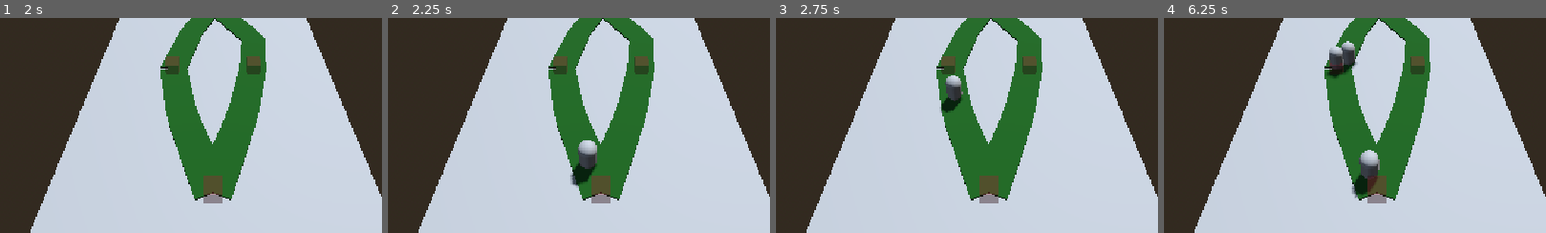
Above: before the commit, frames 1-4 (left to right).
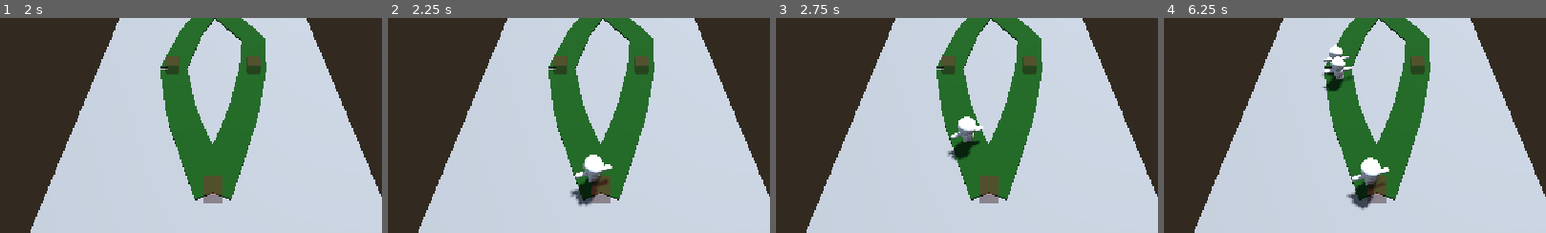
Above: after the commit, the same moments.

Repository: redd096/CrossCommunityGameJam2026
Game: Godot game, scene res://Scenes/game_scene.tscn
Same seed, same stepped clock (60 frames per second), same inputs: the game is played once before the commit and once after it. The engine's default icon, where the game draws it, is replaced by a stand-in: a white triangle on a blue panel in a dark square.
Inputs (mouse positions are % of the whole screen's width and height, from its top left):
- Up to frame 1 (2 s): tap Enter (ui_accept) at 0.5, 0.77, 1.25, 1.52 s; move the mouse to (72, 45) at 0.52 s; hold Right (ui_right) 0.53-1.28 s; click (72, 45) at 0.67 s; move the mouse to (30, 55) at 1.27 s; hold Down (ui_down) from 1.28 s (still down)
- Up to frame 2 (2.25 s): tap Enter (ui_accept) at 2 s; move the mouse to (60, 28) at 2.02 s; release Down (ui_down) at 2.03 s; hold Right (ui_right) from 2.03 s (still down)
- Up to frame 3 (2.75 s): keep holding Right (ui_right)
- Up to frame 4 (6.25 s): move the mouse to (45, 70) at 2.77 s; release Right (ui_right) at 2.78 s; hold Up (ui_up) 2.78-3.53 s; click (45, 70) at 2.92 s; tap Enter (ui_accept) at 3.02, 3.77, 4.52, 6.02 s; move the mouse to (80, 65) at 3.52 s; hold Left (ui_left) 3.53-5.03 s; move the mouse to (20, 35) at 4.27 s; move the mouse to (55, 50) at 5.02 s; hold Down (ui_down) 5.03-5.78 s; click (55, 50) at 5.17 s; move the mouse to (35, 25) at 5.77 s; hold Right (ui_right) from 5.78 s (still down)
The pictures show only the part of the screen within x 22-72%, y 38-88%; the shares and areas given below are measured in that part.

Frame 1 is identical in both runs. In frame 2, 1.8% of the frame differs, in the area x 47-59%, y 56-88%; in frame 3, 1.6%; in frame 4, 2.5%, in the area x 41-59%, y 10-90%.

Commit message:
orphan unit

Diff:
--- a/Scenes/TestCharacter.tscn
+++ b/Scenes/TestCharacter.tscn
@@ -1,6 +1,6 @@
 [gd_scene format=4 uid="uid://b3cmfhmr8hwcf"]
 
-[ext_resource type="Script" uid="uid://bw3yw4g0pdmoo" path="res://Scripts/orphan_unit.gd" id="1_uffue"]
+[ext_resource type="Script" uid="uid://bw3yw4g0pdmoo" path="res://Scripts/units/orphan_unit.gd" id="1_uffue"]
 [ext_resource type="Material" uid="uid://degnaeoo0cs85" path="res://Models/Stickman/Material.001.tres" id="2_uffue"]
 [ext_resource type="Animation" uid="uid://iwok8pkcwe5v" path="res://Models/Stickman/Anims/Stickman_Idle.res" id="3_0obr8"]
 [ext_resource type="Animation" uid="uid://dvu5hxthw7lnl" path="res://Models/Stickman/Anims/Stickman_Run.res" id="4_uogb4"]
@@ -211,14 +211,9 @@
 curve = SubResource("Curve3D_i8sqd")
 debug_custom_color = Color(0.2212263, 0.6504751, 0, 1)
 
-[node name="OrphanUnit" type="CharacterBody3D" parent="." unique_id=2037079988 node_paths=PackedStringArray("path", "targeting_sphere")]
+[node name="OrphanUnit" type="CharacterBody3D" parent="." unique_id=2037079988]
 transform = Transform3D(1, 0, 0, 0, 1, 0, 0, 0, 1, -8.359438, 0, 3.468956)
 script = ExtResource("1_uffue")
-path = NodePath("../Path")
-lookahead = 1.5
-speed = 5.0
-turn_speed = 0.75
-targeting_sphere = NodePath("TargetingSphere")
 
 [node name="Stickman" type="Node3D" parent="OrphanUnit" unique_id=1435321724]
 transform = Transform3D(-1, 0, -8.742278e-08, 0, 1, 0, 8.742278e-08, 0, -1, 0, -1, 0)
@@ -228,43 +223,43 @@
 bones/0/parent = -1
 bones/0/rest = Transform3D(0.99969894, 0.018879104, -0.01567209, -0.018621696, 0.99969184, 0.016411385, 0.015977094, -0.0161146, 0.9997425, -0.0076472107, 0.59560674, -0.015660934)
 bones/0/enabled = true
-bones/0/position = Vector3(-0.0076472107, 0.59560674, -0.015660934)
-bones/0/rotation = Quaternion(-0.008132378, -0.007913154, -0.009376217, 0.99989176)
+bones/0/position = Vector3(-0.011185647, 0.5953868, -0.01555181)
+bones/0/rotation = Quaternion(-0.0013292219, 0.008000983, -0.0009505502, 0.99996674)
 bones/0/scale = Vector3(1, 0.99999994, 1)
 bones/1/name = "mixamorig_Spine"
 bones/1/parent = 0
 bones/1/rest = Transform3D(1, 0, 0, 0, 0.9997055, 0.024268165, 0, -0.024268165, 0.9997055, 0, 0.09296308, -0.002257)
 bones/1/enabled = true
 bones/1/position = Vector3(-7.8231094e-10, 0.09296292, -0.002257002)
-bones/1/rotation = Quaternion(-0.0027931323, -0.0015527087, -0.017143324, 0.999848)
+bones/1/rotation = Quaternion(0.0006570623, -0.00030975783, -0.012831487, 0.9999175)
 bones/1/scale = Vector3(0.9999999, 0.99999976, 0.9999998)
 bones/2/name = "mixamorig_Spine1"
 bones/2/parent = 1
 bones/2/rest = Transform3D(1, 0, 0, 0, 0.99999994, 1.2826872e-08, 0, -1.2826871e-08, 1, 0, 0.10848899, 2.0873385e-09)
 bones/2/enabled = true
 bones/2/position = Vector3(-1.1920929e-09, 0.108489, 1.3843237e-09)
-bones/2/rotation = Quaternion(-0.033523552, 0.0006357724, -0.0008754091, 0.99943745)
+bones/2/rotation = Quaternion(-0.034410812, 0.0009784449, 0.0005621295, 0.99940723)
 bones/2/scale = Vector3(1, 1.0000002, 1.0000002)
 bones/3/name = "mixamorig_Spine2"
 bones/3/parent = 2
 bones/3/rest = Transform3D(1, 0, 0, 0, 0.9999999, -2.2760773e-08, 0, 2.276077e-08, 1, 0, 0.12398696, 6.815025e-10)
 bones/3/enabled = true
 bones/3/position = Vector3(-5.885959e-09, 0.12398698, 1.9557773e-10)
-bones/3/rotation = Quaternion(-0.033523012, 0.0006842827, -0.00089069415, 0.99943733)
+bones/3/rotation = Quaternion(-0.034407426, 0.0010066067, 0.0005483961, 0.99940723)
 bones/3/scale = Vector3(0.9999999, 0.99999964, 1)
 bones/4/name = "mixamorig_Neck"
 bones/4/parent = 3
 bones/4/rest = Transform3D(1, 0, 0, 0, 0.9997056, -0.024268158, 0, 0.024268158, 0.9997056, 0, 0.13948616, 5.5898103e-10)
 bones/4/enabled = true
 bones/4/position = Vector3(-4.842877e-09, 0.139486, 4.7683715e-09)
-bones/4/rotation = Quaternion(-0.01130133, -0.0026184449, -0.0038003183, 0.9999255)
+bones/4/rotation = Quaternion(-0.01920316, -0.007320334, -0.00012550225, 0.9997889)
 bones/4/scale = Vector3(0.99999964, 0.99999994, 0.99999946)
 bones/5/name = "mixamorig_Head"
 bones/5/parent = 4
 bones/5/rest = Transform3D(1, 0, 0, 0, 0.9999999, -2.593744e-10, 0, 2.593744e-10, 0.9999999, 0, 0.04593491, -0.0002310005)
 bones/5/enabled = true
 bones/5/position = Vector3(-4.61936e-09, 0.04593505, -0.00023097165)
-bones/5/rotation = Quaternion(-0.06719464, -0.049987596, -0.079134904, 0.9933397)
+bones/5/rotation = Quaternion(-0.07808757, -0.08282322, -0.0510525, 0.9921877)
 bones/5/scale = Vector3(0.99999994, 1, 1.0000001)
 bones/6/name = "mixamorig_HeadTop_End"
 bones/6/parent = 5
@@ -292,21 +287,21 @@
 bones/9/rest = Transform3D(-0.0024532082, 0.9726547, -0.23224291, -0.00017273428, -0.23224401, -0.9726577, -0.9999971, -0.0023460686, 0.0007377864, 0.111219995, 0.11097313, -0.00031499902)
 bones/9/enabled = true
 bones/9/position = Vector3(0.11121998, 0.110973015, -0.00031499422)
-bones/9/rotation = Quaternion(-0.60624593, -0.36749947, 0.63367367, -0.30962515)
+bones/9/rotation = Quaternion(-0.6042883, -0.37035102, 0.6325985, -0.3122418)
 bones/9/scale = Vector3(1, 1, 0.9999997)
 bones/10/name = "mixamorig_LeftArm"
 bones/10/parent = 9
 bones/10/rest = Transform3D(0.9999965, -0.002453182, 0.0010255751, 0.002147921, 0.9726547, 0.23224589, -0.001567272, -0.23224291, 0.9726564, -2.1533404e-09, 0.22927395, -1.5765814e-07)
 bones/10/enabled = true
 bones/10/position = Vector3(-1.1920929e-09, 0.22927399, -1.4483929e-07)
-bones/10/rotation = Quaternion(0.36676902, 0.18275112, 0.04476714, 0.91108644)
+bones/10/rotation = Quaternion(0.37196198, 0.17868507, 0.036271103, 0.91016495)
 bones/10/scale = Vector3(0.9999998, 0.9999999, 0.99999994)
 bones/11/name = "mixamorig_LeftForeArm"
 bones/11/parent = 10
 bones/11/rest = Transform3D(1, 5.633356e-10, -0.0005337044, -5.802527e-10, 1, -3.1697216e-08, 0.00053370435, 3.1697514e-08, 1.0000001, 5.201711e-09, 0.22410896, 2.3479657e-07)
 bones/11/enabled = true
 bones/11/position = Vector3(-1.4305114e-08, 0.22410908, 1.1086464e-07)
-bones/11/rotation = Quaternion(0.0018213196, -0.0002659783, 0.07688596, 0.99703825)
+bones/11/rotation = Quaternion(0.0018750238, -0.00026591928, 0.079146646, 0.9968612)
 bones/11/scale = Vector3(0.9999996, 0.99999976, 0.9999998)
 bones/12/name = "mixamorig_LeftHand"
 bones/12/parent = 11
@@ -334,21 +329,21 @@
 bones/15/rest = Transform3D(-0.009232759, -0.9726538, 0.23207507, 0.00023719665, -0.23208706, -0.9726952, 0.99995726, -0.008925495, 0.0023734572, -0.111219995, 0.11099219, -0.0010689979)
 bones/15/enabled = true
 bones/15/position = Vector3(-0.11121998, 0.11099206, -0.0010690022)
-bones/15/rotation = Quaternion(0.58366424, -0.40115926, 0.6198143, 0.33799073)
+bones/15/rotation = Quaternion(0.58604807, -0.39690456, 0.6238546, 0.33139116)
 bones/15/scale = Vector3(0.9999999, 0.99999976, 0.99999994)
 bones/16/name = "mixamorig_RightArm"
 bones/16/parent = 15
 bones/16/rest = Transform3D(0.99995464, 0.009232801, 0.0023211634, -0.009519409, 0.97265404, 0.2320635, -0.00011509272, -0.23207512, 0.97269773, -2.9695806e-09, 0.22927412, 3.886837e-07)
 bones/16/enabled = true
 bones/16/position = Vector3(0, 0.22927408, 2.1874905e-07)
-bones/16/rotation = Quaternion(0.45807576, 0.005976809, 0.06896705, 0.88621354)
+bones/16/rotation = Quaternion(0.4619105, 0.029952694, 0.0721186, 0.883482)
 bones/16/scale = Vector3(0.99999976, 1, 1)
 bones/17/name = "mixamorig_RightForeArm"
 bones/17/parent = 16
 bones/17/rest = Transform3D(1, 2.2218946e-10, 8.63044e-05, -2.212563e-10, 0.99999994, -1.0812398e-08, -8.63044e-05, 1.0812378e-08, 1, 1.1938708e-09, 0.22410592, -3.8143241e-07)
 bones/17/enabled = true
 bones/17/position = Vector3(7.152557e-09, 0.2241059, -1.7046928e-07)
-bones/17/rotation = Quaternion(0.0033656321, 4.273469e-05, -0.12521376, 0.9921241)
+bones/17/rotation = Quaternion(0.0027381137, 4.291405e-05, -0.10186988, 0.99479395)
 bones/17/scale = Vector3(1.0000002, 0.99999994, 0.99999994)
 bones/18/name = "mixamorig_RightHand"
 bones/18/parent = 17
@@ -376,28 +371,28 @@
 bones/21/rest = Transform3D(-0.9999851, 0.005315877, 0.0010735807, -0.0053242897, -0.99995345, -0.007989661, 0.0010310591, -0.007995257, 0.9999674, 0.179351, -0.051578872, -0.008902999)
 bones/21/enabled = true
 bones/21/position = Vector3(0.17935099, -0.051579073, -0.008902999)
-bones/21/rotation = Quaternion(0.0675224, 0.06727535, 0.9941568, -0.050667495)
+bones/21/rotation = Quaternion(0.06447245, 0.0778071, 0.993892, -0.044364728)
 bones/21/scale = Vector3(0.9999938, 1.000007, 1.0000001)
 bones/22/name = "mixamorig_LeftLeg"
 bones/22/parent = 21
 bones/22/rest = Transform3D(0.9999272, 0.011292674, -0.0042252326, -0.011307806, 0.9999296, -0.0035748088, 0.0041845664, 0.0036223272, 0.9999846, -6.37697e-10, 0.2737122, 2.0831061e-09)
 bones/22/enabled = true
 bones/22/position = Vector3(4.9173834e-09, 0.2737121, -3.5762786e-09)
-bones/22/rotation = Quaternion(-0.23706345, -0.013926581, 0.015982667, 0.9712628)
+bones/22/rotation = Quaternion(-0.22691007, -0.0017102637, 0.016417453, 0.97377586)
 bones/22/scale = Vector3(0.99999976, 0.99999994, 0.9999998)
 bones/23/name = "mixamorig_LeftFoot"
 bones/23/parent = 22
 bones/23/rest = Transform3D(0.7917412, -0.61039585, 0.023728881, 0.00931418, -0.026777629, -0.99959815, 0.6107859, 0.791644, -0.015515568, -1.2984289e-10, 0.24359822, -2.0482998e-09)
 bones/23/enabled = true
 bones/23/position = Vector3(1.07288365e-08, 0.24359816, 2.3841857e-09)
-bones/23/rotation = Quaternion(0.7500486, -0.30781263, 0.147558, 0.5664849)
+bones/23/rotation = Quaternion(0.74423563, -0.30607513, 0.15016685, 0.5743529)
 bones/23/scale = Vector3(1.0000001, 1.0000001, 1)
 bones/24/name = "mixamorig_LeftToeBase"
 bones/24/parent = 23
 bones/24/rest = Transform3D(0.996873, -0.079012156, -0.0010573083, 0.07901925, 0.99678475, 0.01325403, 6.6792704e-06, -0.013296128, 0.9999117, 5.626882e-09, 0.044526987, 9.500088e-09)
 bones/24/enabled = true
 bones/24/position = Vector3(8.717179e-09, 0.04452703, 3.958121e-09)
-bones/24/rotation = Quaternion(-0.0066428264, -0.00026618643, 0.03953959, 0.99919593)
+bones/24/rotation = Quaternion(-0.012589555, 0.0047606216, 0.039460644, 0.99913055)
 bones/24/scale = Vector3(0.9999999, 1, 1)
 bones/25/name = "mixamorig_LeftToe_End"
 bones/25/parent = 24
@@ -425,28 +420,28 @@
 bones/28/rest = Transform3D(-0.99998605, -0.0053160163, -0.0006163537, 0.0053137327, -0.99997973, 0.0036475658, -0.0006357314, 0.0036442392, 0.99999326, -0.179351, -0.051578872, -0.011907)
 bones/28/enabled = true
 bones/28/position = Vector3(-0.17935094, -0.051579107, -0.011907004)
-bones/28/rotation = Quaternion(-0.09832375, -0.014384685, 0.99334913, 0.058164544)
+bones/28/rotation = Quaternion(-0.10113339, -0.00022551222, 0.99295276, 0.061781514)
 bones/28/scale = Vector3(0.9999979, 1.0000037, 1.0000029)
 bones/29/name = "mixamorig_RightLeg"
 bones/29/parent = 28
 bones/29/rest = Transform3D(0.99993604, -0.011283297, 0.0007413421, 0.011276695, 0.9999013, 0.008377131, -0.00083579065, -0.008368234, 0.99996465, -1.8939621e-08, 0.27370518, -7.827568e-10)
 bones/29/enabled = true
 bones/29/position = Vector3(2.5629998e-08, 0.27370512, -3.1292438e-09)
-bones/29/rotation = Quaternion(-0.13265587, 0.05176061, -0.016667258, 0.9896694)
+bones/29/rotation = Quaternion(-0.164749, 0.06314425, -0.020518832, 0.98409843)
 bones/29/scale = Vector3(0.9999997, 0.9999999, 0.9999999)
 bones/30/name = "mixamorig_RightFoot"
 bones/30/parent = 29
 bones/30/rest = Transform3D(0.8011464, 0.5980486, -0.022409916, -0.008158445, -0.026528237, -0.99961483, -0.5984128, 0.80102056, -0.016373873, 1.9232976e-08, 0.2435981, 7.647253e-11)
 bones/30/enabled = true
 bones/30/position = Vector3(3.5762786e-09, 0.24359803, 1.1920929e-09)
-bones/30/rotation = Quaternion(0.72008437, 0.30447063, -0.14387134, 0.6066937)
+bones/30/rotation = Quaternion(0.7328184, 0.31331483, -0.13260126, 0.5892605)
 bones/30/scale = Vector3(0.9999999, 0.99999994, 1.0000002)
 bones/31/name = "mixamorig_RightToeBase"
 bones/31/parent = 30
 bones/31/rest = Transform3D(0.9848964, 0.17314129, 0.000930936, -0.17313924, 0.98481715, 0.012554213, 0.0012568509, -0.012525782, 0.9999208, -1.343487e-08, 0.045671016, 3.544011e-08)
 bones/31/enabled = true
 bones/31/position = Vector3(-8.419156e-09, 0.04567102, 1.3411045e-08)
-bones/31/rotation = Quaternion(-0.006293742, -8.176613e-05, -0.086900786, 0.9961971)
+bones/31/rotation = Quaternion(-0.005191648, 0.00090429647, -0.08692579, 0.9962009)
 bones/31/scale = Vector3(0.99999976, 0.99999976, 0.9999996)
 bones/32/name = "mixamorig_RightToe_End"
 bones/32/parent = 31
--- a/Scenes/game_scene.tscn
+++ b/Scenes/game_scene.tscn
@@ -5,7 +5,7 @@
 [ext_resource type="Script" uid="uid://cngcvlml4cxx2" path="res://Scripts/struct_pathnode.gd" id="2_fiftr"]
 [ext_resource type="Material" uid="uid://stubm7pavjxo" path="res://tests/materials_for_tests/path.tres" id="4_fiftr"]
 [ext_resource type="Script" uid="uid://dh7ryi52cb4rf" path="res://Scripts/player_manager.gd" id="5_1ixah"]
-[ext_resource type="Resource" uid="uid://cb66eomurt8n0" path="res://tests/3_test_spawner/test_spawner_troop_1.tres" id="6_rgj8m"]
+[ext_resource type="Resource" uid="uid://dg5dm7ljdy02e" path="res://ScriptableObjects/PlayerTroops/default_troop.tres" id="6_rgj8m"]
 
 [sub_resource type="ProceduralSkyMaterial" id="ProceduralSkyMaterial_1ixah"]
 sky_horizon_color = Color(0.66224277, 0.6717428, 0.6867428, 1)
--- a/Scenes/orphan_unit.tscn
+++ b/Scenes/orphan_unit.tscn
@@ -1,10 +1,13 @@
 [gd_scene format=4 uid="uid://ngnh4akaiktg"]
 
-[ext_resource type="Script" uid="uid://bw3yw4g0pdmoo" path="res://Scripts/orphan_unit.gd" id="1_w7tgd"]
+[ext_resource type="Script" uid="uid://bw3yw4g0pdmoo" path="res://Scripts/units/orphan_unit.gd" id="1_w7tgd"]
 [ext_resource type="Material" uid="uid://degnaeoo0cs85" path="res://Models/Stickman/Material.001.tres" id="2_1t0yi"]
 [ext_resource type="Animation" uid="uid://iwok8pkcwe5v" path="res://Models/Stickman/Anims/Stickman_Idle.res" id="3_af6am"]
 [ext_resource type="Animation" uid="uid://dvu5hxthw7lnl" path="res://Models/Stickman/Anims/Stickman_Run.res" id="4_fwu6i"]
 [ext_resource type="Animation" uid="uid://l33q3rthq08r" path="res://Models/Stickman/Anims/Stickman_Sad.res" id="5_i53co"]
+[ext_resource type="Script" uid="uid://baelbbr0ixnlb" path="res://Scripts/units/unit_state_machine_component.gd" id="6_fwu6i"]
+[ext_resource type="Script" uid="uid://dny1axiipwdkv" path="res://Scripts/units/unit_move_state.gd" id="7_i53co"]
+[ext_resource type="Script" uid="uid://cu83wsf0ab2if" path="res://Scripts/units/unit_movement_component.gd" id="8_vffi5"]
 
 [sub_resource type="ArrayMesh" id="ArrayMesh_xajy4"]
 resource_name = "Cube_002"
@@ -164,9 +167,8 @@
 transitions = ["Idle", "Run", SubResource("AnimationNodeStateMachineTransition_uffue"), "Run", "Idle", SubResource("AnimationNodeStateMachineTransition_0obr8"), "Start", "Idle", SubResource("AnimationNodeStateMachineTransition_uogb4")]
 graph_offset = Vector2(-81, 45)
 
-[node name="OrphanUnit" type="CharacterBody3D" unique_id=2037079988 node_paths=PackedStringArray("target")]
+[node name="OrphanUnit" type="CharacterBody3D" unique_id=2037079988]
 script = ExtResource("1_w7tgd")
-target = NodePath("")
 
 [node name="Stickman" type="Node3D" parent="." unique_id=1435321724]
 transform = Transform3D(1, 0, 0, 0, 1, -1.6292067e-07, 0, 1.6292067e-07, 1, 0, -1, 0)
@@ -434,3 +436,20 @@
 tree_root = SubResource("AnimationNodeStateMachine_tckcw")
 advance_expression_base_node = NodePath("..")
 anim_player = NodePath("../AnimationPlayer")
+
+[node name="Components" type="Node" parent="." unique_id=296473590]
+
+[node name="UnitStateMachineComponent" type="Node" parent="Components" unique_id=547750474 node_paths=PackedStringArray("unit", "movement_component", "move_state")]
+script = ExtResource("6_fwu6i")
+unit = NodePath("../..")
+movement_component = NodePath("../UnitMovementComponent")
+move_state = NodePath("UnitMoveState")
+metadata/_custom_type_script = "uid://baelbbr0ixnlb"
+
+[node name="UnitMoveState" type="Node" parent="Components/UnitStateMachineComponent" unique_id=1840622411]
+script = ExtResource("7_i53co")
+metadata/_custom_type_script = "uid://dny1axiipwdkv"
+
+[node name="UnitMovementComponent" type="Node" parent="Components" unique_id=1645899070]
+script = ExtResource("8_vffi5")
+metadata/_custom_type_script = "uid://cu83wsf0ab2if"
--- a/ScriptableObjects/PlayerTroops/default_troop.tres
+++ b/ScriptableObjects/PlayerTroops/default_troop.tres
@@ -2,11 +2,11 @@
 
 [ext_resource type="Texture2D" uid="uid://c50uq6ktpjm84" path="res://icon.svg" id="1_c0xou"]
 [ext_resource type="Script" uid="uid://dq42um1m8nncq" path="res://Scripts/troop_resource.gd" id="1_jmfbp"]
-[ext_resource type="PackedScene" uid="uid://b3cmfhmr8hwcf" path="res://Scenes/TestCharacter.tscn" id="2_0pk5e"]
+[ext_resource type="PackedScene" uid="uid://ngnh4akaiktg" path="res://Scenes/orphan_unit.tscn" id="3_c0xou"]
 
 [resource]
 script = ExtResource("1_jmfbp")
 troop_name = &"Default Troop"
-troop_prefab = ExtResource("2_0pk5e")
+troop_prefab = ExtResource("3_c0xou")
 icon = ExtResource("1_c0xou")
 metadata/_custom_type_script = "uid://dq42um1m8nncq"
--- a/Scripts/orphan_unit.gd
+++ /dev/null
@@ -1,73 +0,0 @@
-extends CharacterBody3D
-class_name OrphanUnit
-
-@export var path : Path3D
-@export var lookahead : float
-@export var speed : float
-@export var turn_speed : float
-@export var targeting_sphere : MeshInstance3D
-@export_flags_3d_physics var enemy_layer: int = 1<<(3-1) # default enemy layer is 3, to get its value in bit we do 1<<(layer-1)
-
-enum CharacterState
-{
-	IDLE,
-	FOLLOW_TARGET,
-	ATTACK_TARGET,
-	HIT,
-	DEAD
-}
-
-var state : CharacterState
-
-
-func check_collisions() -> void :
-	pass
-
-
-func set_path(newpath : Path3D) -> void:
-	path = newpath
-
-
-func _find_target() -> Node3D:
-	return FightUtilities.find_target(self, targeting_sphere.mesh.radius, enemy_layer)
-
-
-func _input(event: InputEvent) -> void:
-	pass
-
-
-func _physics_process(delta : float) -> void:
-	if (velocity.length() > 0) :
-		state = CharacterState.FOLLOW_TARGET
-	else :
-		state = CharacterState.IDLE
-
-	DebugDraw.draw_arrow_ray(position, velocity.normalized() * 2.0, 8.0, 0.5, Color.YELLOW)
-
-	var target = _find_target()
-	if (target != null) :
-		DebugDraw.draw_sphere(position, targeting_sphere.mesh.radius, Color(1, 0, 0, .25))
-	else :
-		DebugDraw.draw_sphere(position, targeting_sphere.mesh.radius, Color(0, 1, 0, .25))
-
-	if (target != null) :
-		# rotate towards target
-		var target_basis = Basis.looking_at(target.global_position)
-		basis = basis.slerp(target_basis, turn_speed)
-		velocity = Vector3.ZERO
-		state = CharacterState.IDLE
-	else :
-		var direction := MovementUtilities.get_path_direction(path, global_position, lookahead)
-		if direction:
-			velocity.x = direction.x * speed
-			velocity.z = direction.z * speed
-		else:
-			velocity.x = move_toward(velocity.x, 0, speed)
-			velocity.z = move_toward(velocity.z, 0, speed)
-
-		# rotate towards velocity
-		if (velocity.length() > 0) :
-			var target_basis = Basis.looking_at(velocity)
-			basis = basis.slerp(target_basis, turn_speed)
-
-	move_and_slide()
--- a/Scripts/player_manager.gd
+++ b/Scripts/player_manager.gd
@@ -16,8 +16,7 @@
 
 
 func _spawn_troop() :
-	var spawned_troop: Node3D = spawnable_troop.troop_prefab.instantiate() as Node3D
-	spawned_troop.path = start_selected_spawner.get_next_path()
+	var spawned_troop: OrphanUnit = spawnable_troop.troop_prefab.instantiate() as OrphanUnit
 	add_child(spawned_troop)
-	spawned_troop.global_position = MovementUtilities.get_path_start_position(spawned_troop.path)
+	spawned_troop.setup(start_selected_spawner)
 	pass
--- /dev/null
+++ b/Scripts/units/orphan_unit.gd
@@ -0,0 +1,90 @@
+extends CharacterBody3D
+class_name OrphanUnit
+
+## Base script for the character, both Player or Enemy
+
+enum ECharacterFaction
+{
+	PLAYER,
+	ENEMY
+}
+
+@export var faction: ECharacterFaction
+@export var current_map_node: MapNode
+
+## Init the character to set its node, path and start position
+func setup(map_node: MapNode) -> void:
+	current_map_node = map_node
+	global_position = MovementUtilities.get_path_start_position(current_map_node.get_next_path())
+
+
+# @export var path : Path3D
+# @export var lookahead : float
+# @export var speed : float
+# @export var turn_speed : float
+# @export var targeting_sphere : MeshInstance3D
+# @export_flags_3d_physics var enemy_layer: int = 1<<(3-1) # default enemy layer is 3, to get its value in bit we do 1<<(layer-1)
+
+# enum CharacterState
+# {
+# 	IDLE,
+# 	FOLLOW_TARGET,
+# 	ATTACK_TARGET,
+# 	HIT,
+# 	DEAD
+# }
+
+# var state : CharacterState
+
+
+# func check_collisions() -> void :
+# 	pass
+
+
+# func set_path(newpath : Path3D) -> void:
+# 	path = newpath
+
+
+# func _find_target() -> Node3D:
+# 	return FightUtilities.find_target(self, targeting_sphere.mesh.radius, enemy_layer)
+
+
+# func _input(event: InputEvent) -> void:
+# 	pass
+
+
+# func _physics_process(delta : float) -> void:
+# 	if (velocity.length() > 0) :
+# 		state = CharacterState.FOLLOW_TARGET
+# 	else :
+# 		state = CharacterState.IDLE
+
+# 	DebugDraw.draw_arrow_ray(position, velocity.normalized() * 2.0, 8.0, 0.5, Color.YELLOW)
+
+# 	var target = _find_target()
+# 	if (target != null) :
+# 		DebugDraw.draw_sphere(position, targeting_sphere.mesh.radius, Color(1, 0, 0, .25))
+# 	else :
+# 		DebugDraw.draw_sphere(position, targeting_sphere.mesh.radius, Color(0, 1, 0, .25))
+
+# 	if (target != null) :
+# 		# rotate towards target
+# 		var target_basis = Basis.looking_at(target.global_position)
+# 		basis = basis.slerp(target_basis, turn_speed)
+# 		velocity = Vector3.ZERO
+# 		state = CharacterState.IDLE
+# 	else :
+# 		var direction := MovementUtilities.get_path_direction(path, global_position, lookahead)
+# 		if direction:
+# 			velocity.x = direction.x * speed
+# 			velocity.z = direction.z * speed
+# 		else:
+# 			velocity.x = move_toward(velocity.x, 0, speed)
+# 			velocity.z = move_toward(velocity.z, 0, speed)
+
+# 		# rotate towards velocity
+# 		if (velocity.length() > 0) :
+# 			var target_basis = Basis.looking_at(velocity)
+# 			basis = basis.slerp(target_basis, turn_speed)
+
+# 	move_and_slide()
--- /dev/null
+++ b/Scripts/units/unit_move_state.gd
@@ -0,0 +1,14 @@
+extends State
+class_name UnitMoveState
+
+## Movement State of the character, used by its StateMachine
+
+var sm: UnitStateMachineComponent
+
+
+func _enter_state() -> void:
+	sm = state_machine as UnitStateMachineComponent
+
+
+func _physics_process_state(_delta: float) -> void:
+	sm.movement_component.move(sm.unit, sm.unit.current_map_node.get_next_path())
--- /dev/null
+++ b/Scripts/units/unit_movement_component.gd
@@ -0,0 +1,25 @@
+extends Node
+class_name UnitMovementComponent
+
+## The character component used to move along path
+
+@export var speed: float = 5.0
+@export var lookahead: float = 1.5 ## calculate next point by currentPositionOnPath + lookahead
+@export var turn_speed : float = 0.75
+
+func move(unit: CharacterBody3D, path: Path3D) -> void:
+	# move along path
+	var direction := MovementUtilities.get_path_direction(path, unit.global_position, lookahead)
+	if direction:
+		unit.velocity.x = direction.x * speed
+		unit.velocity.z = direction.z * speed
+	else:
+		unit.velocity.x = move_toward(unit.velocity.x, 0, speed)
+		unit.velocity.z = move_toward(unit.velocity.z, 0, speed)
+
+	# rotate towards velocity
+	if (unit.velocity.length() > 0) :
+		var target_basis = Basis.looking_at(unit.velocity)
+		unit.basis = unit.basis.slerp(target_basis, turn_speed)
+
+	unit.move_and_slide()
--- /dev/null
+++ b/Scripts/units/unit_state_machine_component.gd
@@ -0,0 +1,12 @@
+extends StateMachine
+class_name UnitStateMachineComponent
+
+## StateMachine for the character
+
+@export var unit: OrphanUnit
+@export var movement_component: UnitMovementComponent
+@export var move_state: UnitMoveState
+
+func _ready() -> void:
+	# by default, start in move state
+	set_state(move_state)
Renamed: Scripts/orphan_unit.gd.uid -> Scripts/units/orphan_unit.gd.uid
Not shown, added: Scripts/units/unit_move_state.gd.uid
Not shown, added: Scripts/units/unit_movement_component.gd.uid
Not shown, added: Scripts/units/unit_state_machine_component.gd.uid
